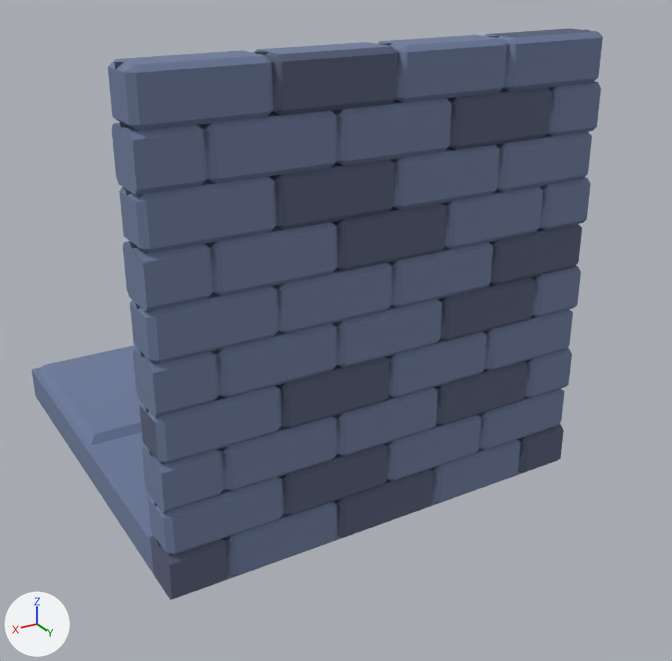
Before and after pictures for a commit that changed the FBX model Assets/BaseModels/wall.fbx.
Camera for both pictures: a 50 mm lens placed at (54.472, 1.407, 1.187), pointed at (53.437, -0.318, 0.324). The lights are fixed; the arrows at lower left show +X, +Y and +Z. Vertices at the same position are counted once.

Objects in the first picture: 'floor.002'.
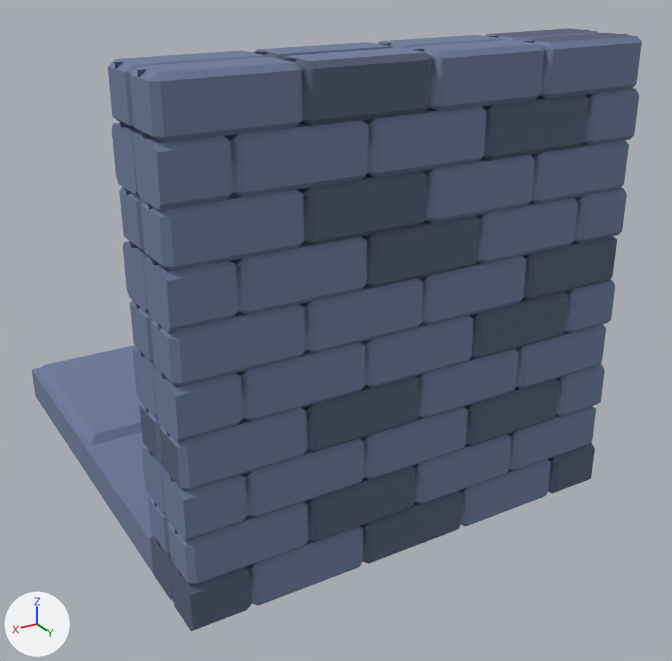
The newer file is also turned or shifted as a whole; pictures and numbers use the older file's frame.

Pixel boxes (x1, y1, x2, y2) of what changed, in the pictures (672 x 661 px):
'floor.002', reshaped (7% wider): before (32, 28, 603, 600); after (32, 28, 642, 631)
part 1 of me_plane_011, added (blue): after (169, 443, 595, 631)
part 2 of me_plane_011, added (blue): after (168, 406, 596, 585)
part 3 of me_plane_011, added (blue): after (162, 364, 605, 541)
part 4 of me_plane_011, added (blue): after (160, 324, 606, 490)
part 5 of me_plane_011, added (blue): after (153, 279, 615, 442)
part 6 of me_plane_011, added (blue): after (151, 236, 617, 387)
part 7 of me_plane_011, added (blue): after (144, 188, 627, 332)
part 8 of me_plane_011, added (blue): after (141, 140, 629, 271)
part 9 of me_plane_011, added (blue): after (133, 88, 639, 210)
part 10 of me_plane_011, added (blue): after (130, 33, 642, 143)
part 11 of me_plane_011, added: after (137, 41, 526, 574)
part 12 of me_plane_011, added: after (138, 34, 627, 575)

What changed in the scene script:
```text
Add mat_grey_053:
    mat_grey_053 = principled_material('grey.053')
    mat_grey_053.base_color = (0.159, 0.205, 0.337)  # blue #6f7d9d
    mat_grey_053.roughness = 1.0
Add mat_dark_grey_049:
    mat_dark_grey_049 = principled_material('dark grey.049')
    mat_dark_grey_049.base_color = (0.0953, 0.117, 0.188)  # dark blue #576078
    mat_dark_grey_049.roughness = 1.0
Change me_plane_011:
    where me_plane_011.from_pydata(...)  # 948 vertices, 1111 faces; spans x -1.0..0.0, y -1.0..0.01, z 0.0..1.0
    used by ob_floor_002; location = (54.0, 0.0, 0.0)
    me_plane_011 part 1: the loose piece of 96 vertices spanning x -1.0..0.0, y -0.09..0.01, z 0.0..0.1 is copied, and the copy is moved by (0.0, 0.102, 0.0); it spans x -1.0..0.0, y 0.012..0.112, z 0.0..0.1
    me_plane_011 part 2: the loose piece of 84 vertices spanning x -1.0..0.0, y -0.09..0.01, z 0.1..0.2 is copied, and the copy is moved by (0.0, 0.102, 0.0); it spans x -1.0..0.0, y 0.012..0.112, z 0.1..0.2
    me_plane_011 part 3: the loose piece of 96 vertices spanning x -1.0..0.0, y -0.09..0.01, z 0.2..0.3 is copied, and the copy is moved by (0.0, 0.102, 0.0); it spans x -1.0..0.0, y 0.012..0.112, z 0.2..0.3
    me_plane_011 part 4: the loose piece of 84 vertices spanning x -1.0..0.0, y -0.09..0.01, z 0.3..0.4 is copied, and the copy is moved by (0.0, 0.102, 0.0); it spans x -1.0..0.0, y 0.012..0.112, z 0.3..0.4
    me_plane_011 part 5: the loose piece of 96 vertices spanning x -1.0..0.0, y -0.09..0.01, z 0.4..0.5 is copied, and the copy is moved by (0.0, 0.102, 0.0); it spans x -1.0..0.0, y 0.012..0.112, z 0.4..0.5
    me_plane_011 part 6: the loose piece of 84 vertices spanning x -1.0..0.0, y -0.09..0.01, z 0.5..0.6 is copied, and the copy is moved by (0.0, 0.102, 0.0); it spans x -1.0..0.0, y 0.012..0.112, z 0.5..0.6
    me_plane_011 part 7: the loose piece of 96 vertices spanning x -1.0..0.0, y -0.09..0.01, z 0.6..0.7 is copied, and the copy is moved by (0.0, 0.102, 0.0); it spans x -1.0..0.0, y 0.012..0.112, z 0.6..0.7
    me_plane_011 part 8: the loose piece of 84 vertices spanning x -1.0..0.0, y -0.09..0.01, z 0.7..0.8 is copied, and the copy is moved by (0.0, 0.102, 0.0); it spans x -1.0..0.0, y 0.012..0.112, z 0.7..0.8
    me_plane_011 part 9: the loose piece of 96 vertices spanning x -1.0..0.0, y -0.09..0.01, z 0.8..0.9 is copied, and the copy is moved by (0.0, 0.102, 0.0); it spans x -1.0..0.0, y 0.012..0.112, z 0.8..0.9
    me_plane_011 part 10: the loose piece of 84 vertices spanning x -1.0..0.0, y -0.09..0.01, z 0.9..1.0 is copied, and the copy is moved by (0.0, 0.102, 0.0); it spans x -1.0..0.0, y 0.012..0.112, z 0.9..1.0
    me_plane_011 part 11: the loose piece of 4 vertices spanning x -1.0..0.0, y -0.039, z 0.0..1.0 is copied, and the copy is moved by (0.0, 0.097, 0.0), in mat_dark_grey_049 (dark blue #576078); it spans x -1.0..0.0, y 0.058, z 0.0..1.0
    me_plane_011 part 12: the loose piece of 4 vertices spanning x -1.0..0.0, y -0.039, z 0.0..1.0 is copied, and the copy is moved by (0.0, 0.102, 0.0), in mat_dark_grey_049 (dark blue #576078); it spans x -1.0..0.0, y 0.062, z 0.0..1.0
    add me_plane_011.materials.append(mat_dark_grey_049)  # dark blue #576078
    add me_plane_011.materials.append(mat_grey_053)  # blue #6f7d9d
```
